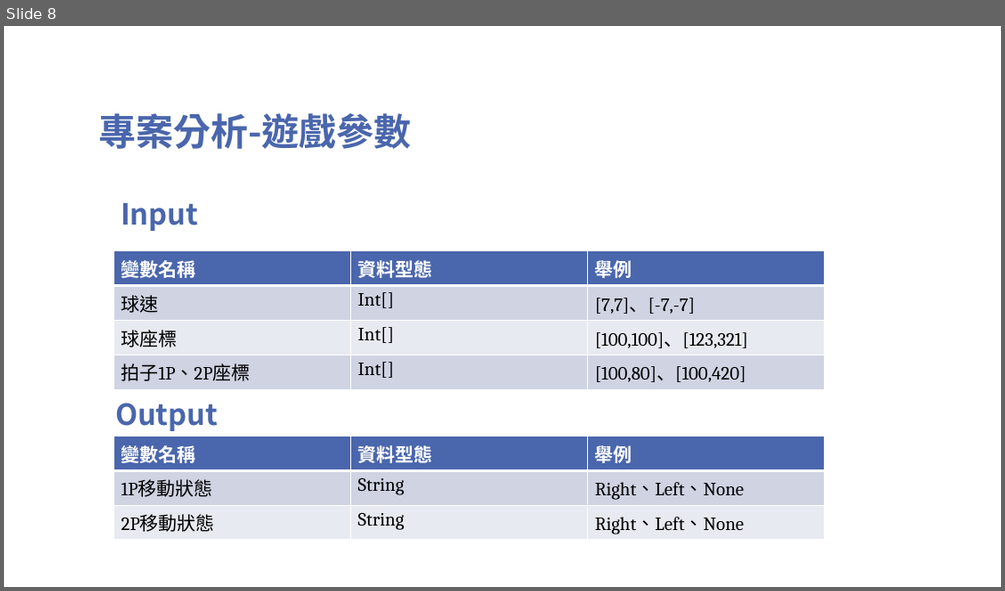
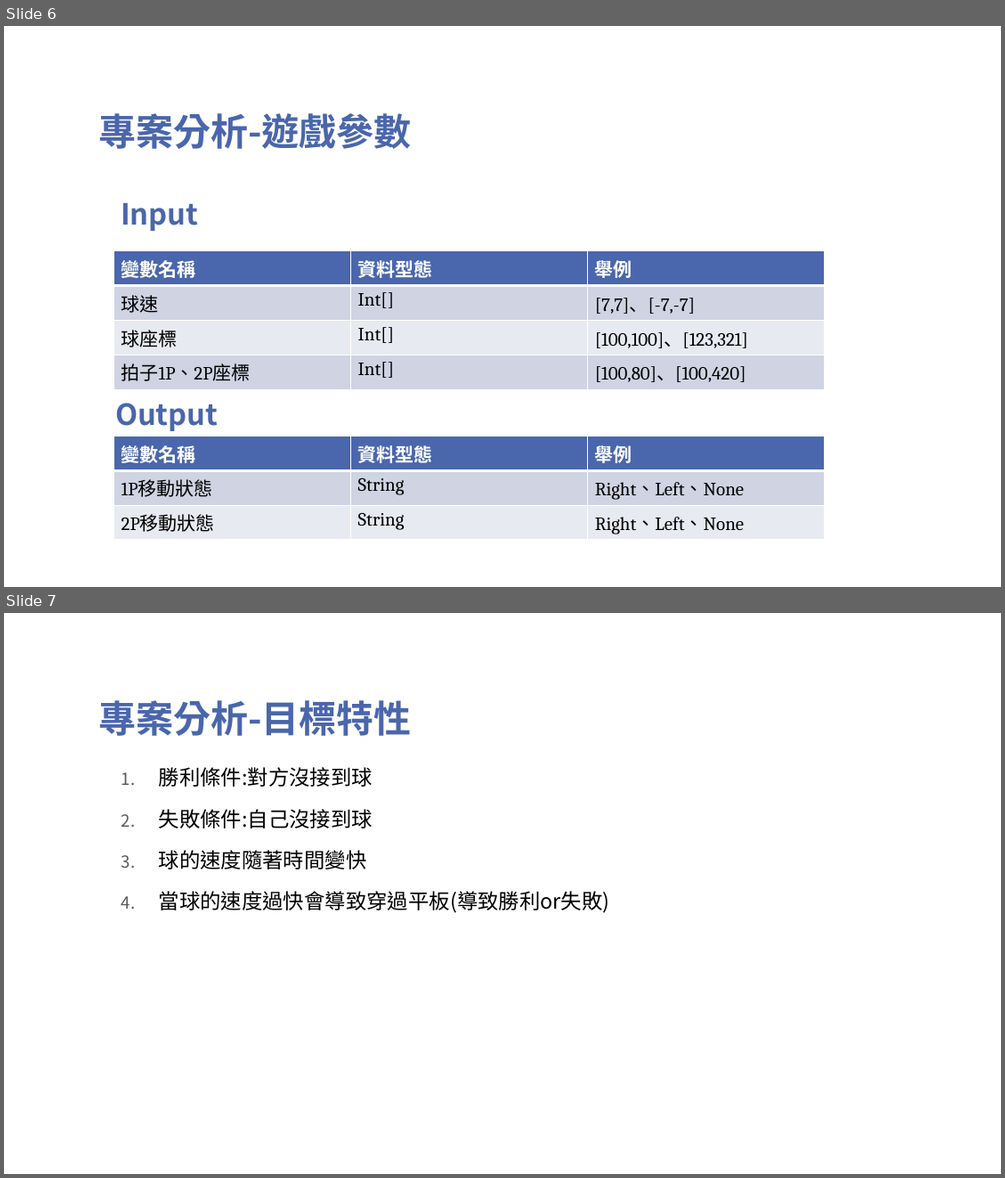
Before and after one commit to TsaiHaoWei/Machine-Learning, a slide deck: Finally project/Pingpong_第六組.pptx. Shown one above the other, each under a label of ours: slide 8 before the commit, slides 6 and 7 after it. The pictures are 1005x591 and 1005x1178 pixels, drawn with LibreOffice and Linux fonts; fonts in the diff are those of the drawing; background and template pictures are left out. Boxes give left, top, right and bottom in pixels: in the first picture for what was removed or moved away, otherwise in the second. Text is boxed around its words. In the diff, an @@ line names an element or a change of style, - is before the commit and + after.

```diff
--- a/Finally project/Pingpong_第六組.pptx
+++ b/Finally project/Pingpong_第六組.pptx
@@ slide 7 added at box(4, 613, 1001, 1174), background picture (left out) @@
@@ title added at box(98, 700, 412, 736), 36 pt, text #4A66AC, bold @@
+專案分析-目標特性
@@ text added at box(159, 767, 610, 913), 20 pt, text #000000 @@
+1. 勝利條件:對方沒接到球
+2. 失敗條件:自己沒接到球
+3. 球的速度隨著時間變快
+4. 當球的速度過快會導致穿過平板(導致勝利or失敗)
@@ what was slide 8 is now slide 6 @@
```
Also in this commit, not shown: 1 slide changed, 2 other slides added, 1 slide removed.
